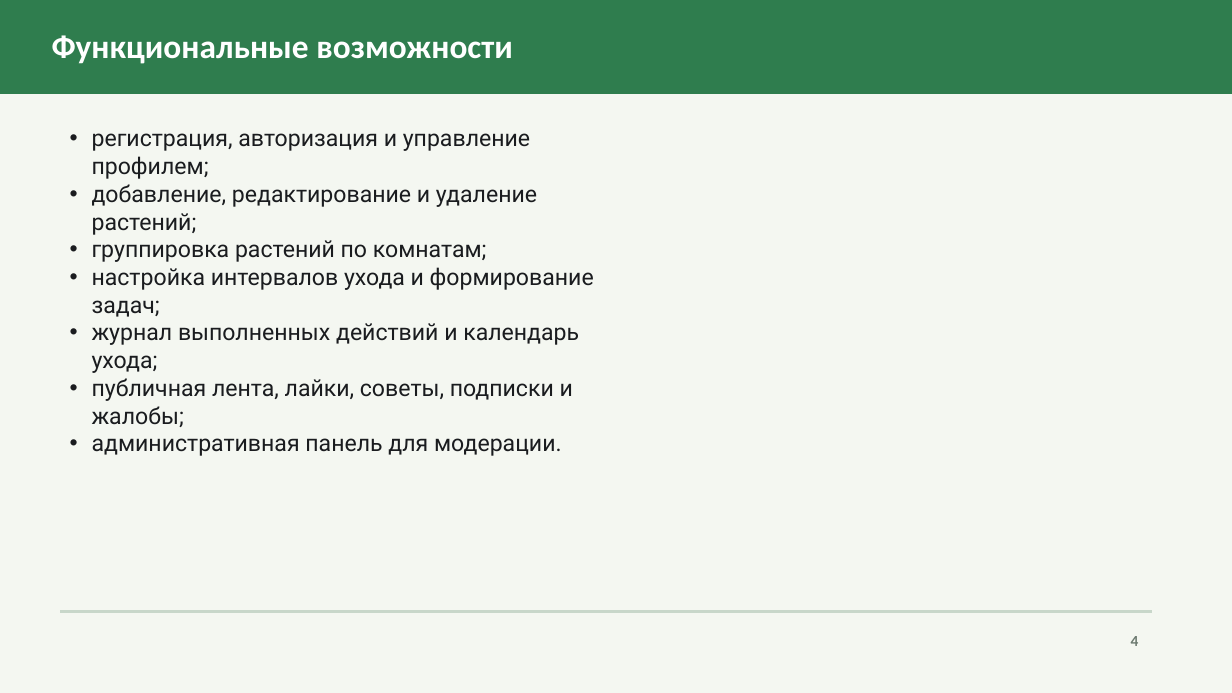
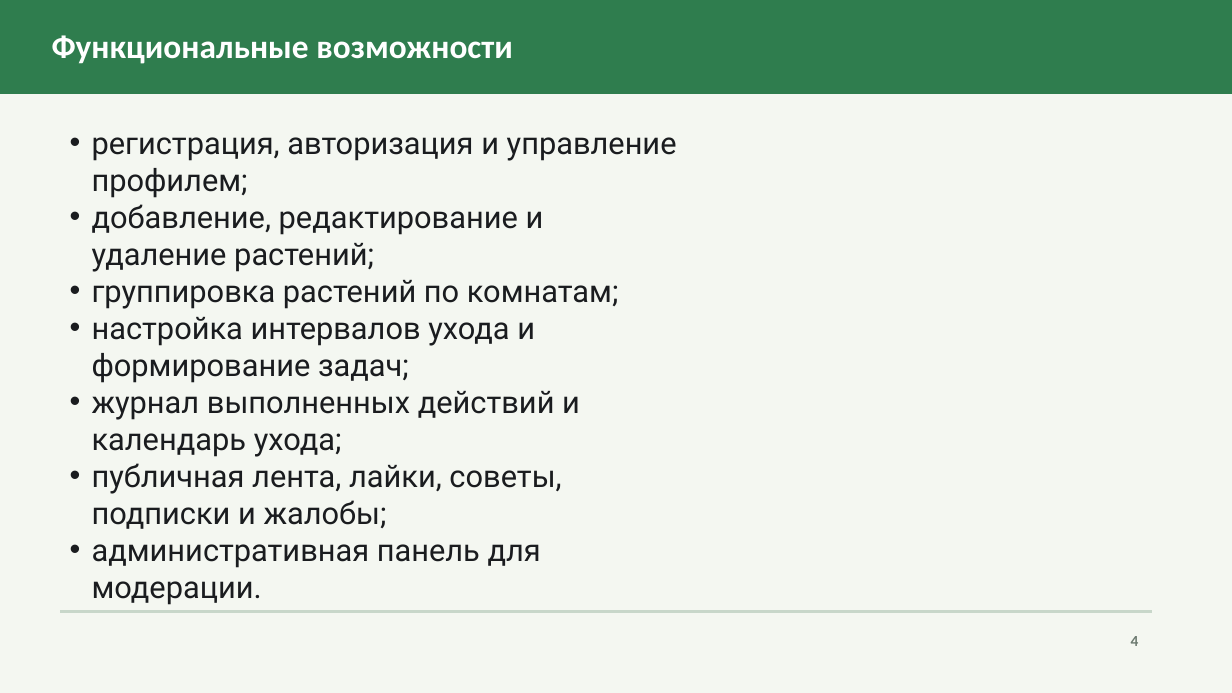
Before and after one commit to yourassarered/plantAssistant, a slide deck: slide 4 of Пояснительная записка/Защитная презентация.pptx. Drawn at 1232x693 pixels with LibreOffice and Linux fonts; fonts in the diff are those of the drawing. Boxes give left, top, right and bottom in pixels: in the first picture for what was removed or moved away, otherwise in the second. Text is boxed around its words. In the diff, an @@ line names an element or a change of style, - is before the commit and + after.

```diff
--- a/Пояснительная записка/Защитная презентация.pptx
+++ b/Пояснительная записка/Защитная презентация.pptx
@@ text "регистрация, авторизация и управление профилем;" at (92,137,677,605): size 18 to 24 pt @@
```
Also in this commit, not shown: 4 other slides changed.
